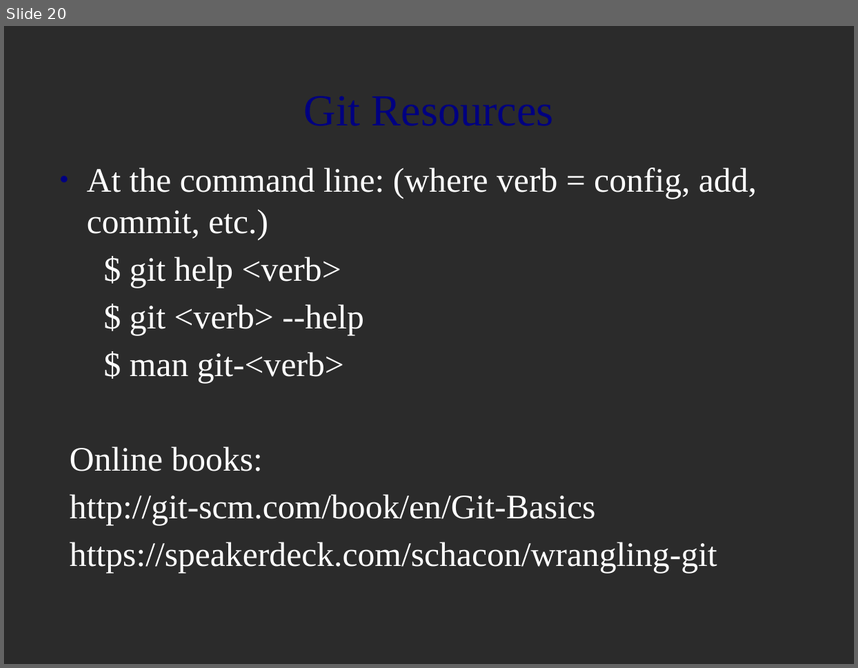
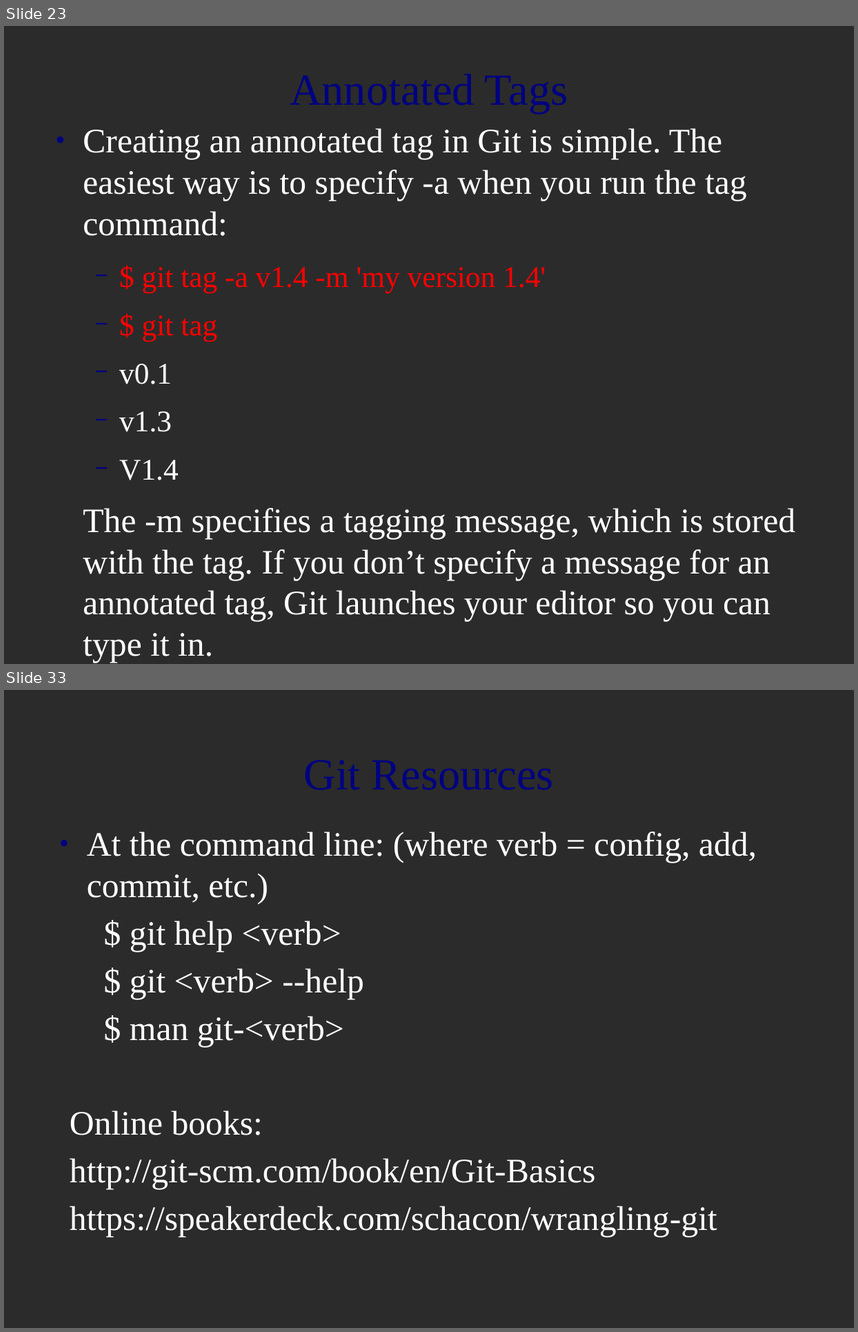
Before and after one commit to MariamP/myRepo, a slide deck: git_intro.odp. Shown one above the other, each under a label of ours: slide 20 before the commit, slides 23 and 33 after it; the slides between them are not shown. The pictures are 858x668 and 858x1332 pixels, drawn with LibreOffice and Linux fonts; fonts in the diff are those of the drawing; background and template pictures are left out; a plain dark background stands for a picture behind light text. Boxes give left, top, right and bottom in pixels: in the first picture for what was removed or moved away, otherwise in the second. Text is boxed around its words. In the diff, an @@ line names an element or a change of style, - is before the commit and + after.

Commit message:
- Added information about tagging and branching in Git.

```diff
--- a/git_intro.odp
+++ b/git_intro.odp
@@ slide 23 added at <box>4,26,854,664</box>, background picture (left out) @@
@@ text added at <box>83,128,795,662</box>, 32 pt, text #FFFFFF @@
+● Creating an annotated tag in Git is simple. The easiest way is to specify -a when you run the tag command:
+  − $ git tag -a v1.4 -m 'my version 1.4'
+  − $ git tag
+  − v0.1
+  − v1.3
+  − V1.4
+The -m specifies a tagging message, which is stored with the tag. If you don’t specify a message for an annotated tag, Git launches your editor so you can type it in.
@@ title added at <box>250,128,383,153</box>, 41.4 pt, text #000080 @@
+Annotated Tags
@@ what was slide 20 is now slide 33 @@
```
Also in this commit, not shown: 12 other slides added.
